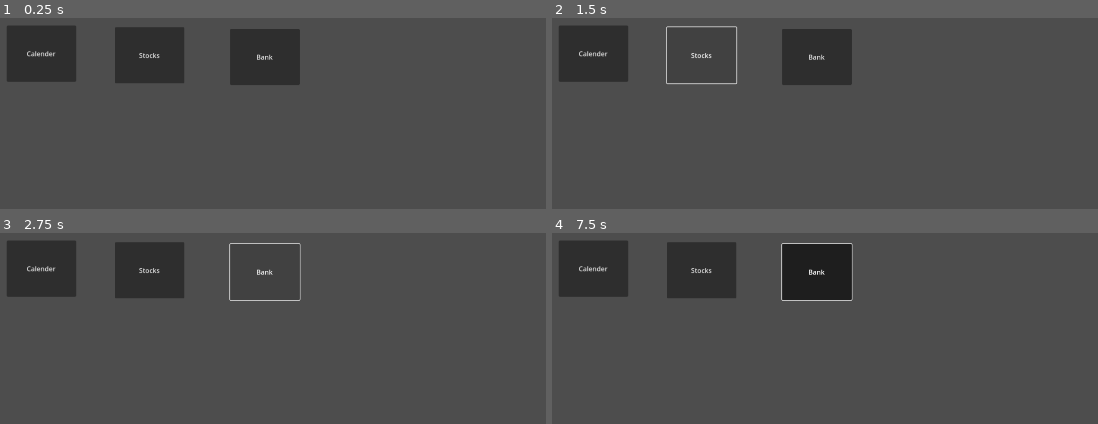
Above: before the commit, frames 1-4 (two rows, left to right).
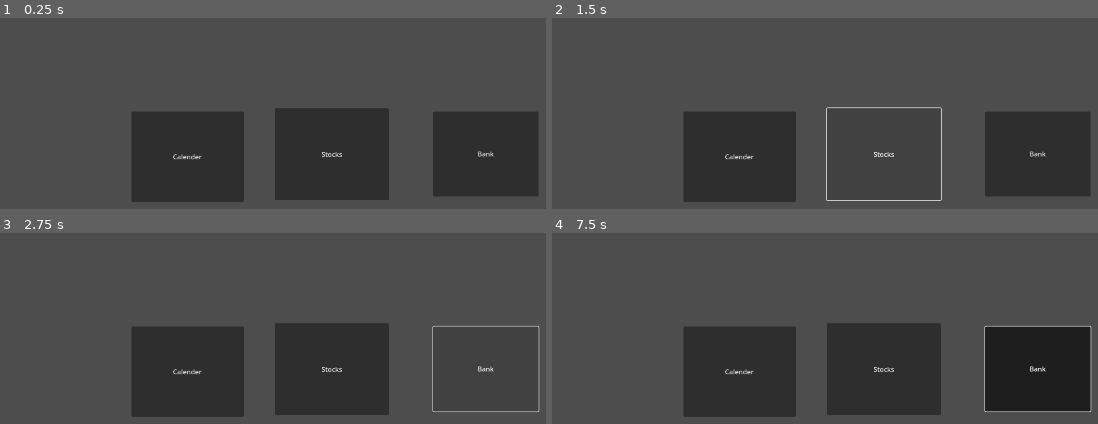
Above: after the commit, the same moments.

Repository: ThyGram/Eksamensprojekt-DDU
Game: Godot game, scene res://main_game_computer.tscn
Same seed, same stepped clock (60 frames per second), same inputs: the game is played once before the commit and once after it. This scene is started directly instead of the project's main scene.
Inputs:
- Up to frame 1 (0.25 s): no input
- Up to frame 2 (1.5 s): click "Calender" at 0.5 s; click "Stocks" at 1.25 s
- Up to frame 3 (2.75 s): click "Bank" at 2 s
- Up to frame 4 (7.5 s): tap Enter (ui_accept) at 2.75, 3.6, 3.77, 4.07, 4.25, 5.1, 5.27, 5.57, 5.75, 6.6, 6.77, 7.07 s; hold D (Right) 2.78-3.53 s; hold Enter (ui_accept) 2.78-3.53 s; hold S (Down) 3.53-4.28 s; hold D (Right) 4.28-5.03 s; hold Enter (ui_accept) 4.28-5.03 s; hold W (Up) 5.03-5.78 s; hold Enter (ui_accept) 5.78-6.53 s; hold A (Left) 5.78-7.28 s; hold S (Down) from 7.28 s (still down); hold Enter (ui_accept) from 7.28 s (still down)

The runs differ from the first frame. In frame 1, 39% of the frame differs, in the area x 1-99%, y 4-97%; in frame 2, 26%; in frame 3, 28%; in frame 4, 40%.

Commit message:
computer buttons

Diff:
--- a/GodotGame/main_game_computer.gd
+++ b/GodotGame/main_game_computer.gd
@@ -12,12 +12,10 @@
 
 
 func _on_calender_pressed():
-	pass # Replace with function body.
-
+	get_tree().change_scene_to_file("res://calender.tscn")
 
 func _on_stocks_pressed():
-	pass # Replace with function body.
-
+	get_tree().change_scene_to_file("res://stocks.tscn")
 
 func _on_bank_pressed():
-	pass # Replace with function body.
+	get_tree().change_scene_to_file("res://bank.tscn")
--- a/GodotGame/main_game_computer.tscn
+++ b/GodotGame/main_game_computer.tscn
@@ -7,30 +7,35 @@
 anchors_preset = 15
 anchor_right = 1.0
 anchor_bottom = 1.0
+offset_left = 4.0
+offset_top = 4.0
+offset_right = 4.0
+offset_bottom = 4.0
 grow_horizontal = 2
 grow_vertical = 2
+scale = Vector2(0.995906, 0.991586)
 script = ExtResource("1_d3cnl")
 
 [node name="Button" type="Button" parent="."]
 layout_mode = 0
-offset_left = 218.0
-offset_top = 177.0
-offset_right = 385.0
-offset_bottom = 312.0
+offset_left = 516.113
+offset_top = 383.224
+offset_right = 787.113
+offset_bottom = 602.224
 text = "Calender"
 
 [node name="Button2" type="Button" parent="."]
 layout_mode = 0
-offset_left = 478.0
-offset_top = 181.0
-offset_right = 645.0
-offset_bottom = 316.0
+offset_left = 861.528
+offset_top = 375.156
+offset_right = 1136.53
+offset_bottom = 598.156
 text = "Stocks"
 
 [node name="Button3" type="Button" parent="."]
 layout_mode = 0
-offset_left = 755.0
-offset_top = 185.0
-offset_right = 922.0
-offset_bottom = 320.0
+offset_left = 1244.09
+offset_top = 383.224
+offset_right = 1498.09
+offset_bottom = 589.224
 text = "Bank"
